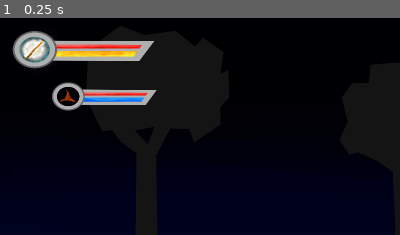
Above: before the commit, frame 1.
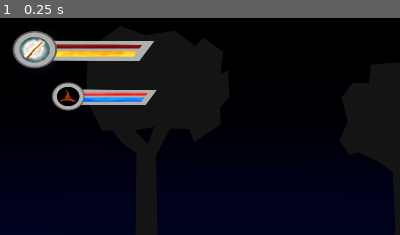
Above: after the commit, the same moment.

Repository: tperraut/ludumdare41
Game: Godot game, scene res://Test.tscn
Same seed, same stepped clock (60 frames per second), same inputs: the game is played once before the commit and once after it.
Inputs:
- Up to frame 1 (0.25 s): no input
The pictures show only the part of the screen within x 0-50%, y 0-50%; the shares and areas given below are measured in that part.

The runs differ from the first frame. In frame 1, 0.5% of the frame differs, in the area x 14-36%, y 11-15%.

Commit message:
license update

Diff:
--- a/gui/profile/wand/UIWand.tscn
+++ b/gui/profile/wand/UIWand.tscn
@@ -4,7 +4,12 @@
 [ext_resource path="res://gui/profile/wand/energy.png" type="Texture" id=2]
 [ext_resource path="res://gui/profile/wand/pic.png" type="Texture" id=3]
 
-[node name="UIWand" instance=ExtResource( 1 )]
+[node name="UIWand" index="0" instance=ExtResource( 1 )]
+
+[node name="Health" parent="." index="0"]
+
+modulate = Color( 0.511719, 0.279846, 0.279846, 1 )
+_sections_unfolded = [ "Margin", "Textures", "Visibility" ]
 
 [node name="Energy" parent="." index="1"]
 
--- a/project.godot
+++ b/project.godot
@@ -12,8 +12,7 @@
 
 config/name="Ludumdare41"
 run/main_scene="res://Test.tscn"
-run/low_processor_mode=true
-config/icon="res://icon.png"
+config/icon="res://weapon/wand/wand.png"
 
 [display]
 
Not shown, changed: export_presets.cfg
Not shown, changed: .gitignore
Not shown, changed: LICENSE
